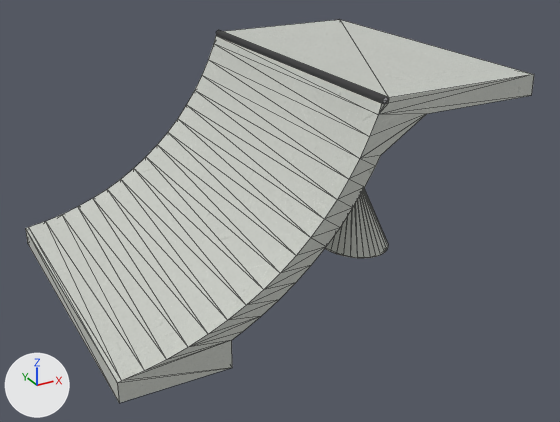
An edit to the glTF model public/katalog/modelle/quarterramp-165-p.gltf, drawn before and after from the same camera.
Before and after are seen from a 50 mm camera at (-2.57, -5.09, 2.95) aimed at (0.11, -0.22, 0.52). Every picture has the same lights, and +X, +Y and +Z are marked at lower left. The first picture is the older version. Mesh edges are drawn as thin lines. Vertices at exactly the same position are counted once.

The first picture shows 'SK1357_+Quarterramp_165_P.001'.
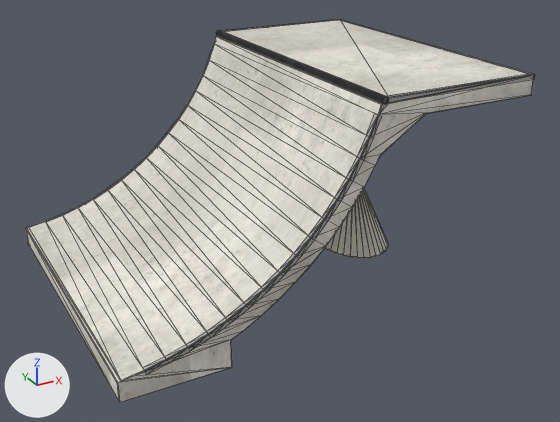
Pixel boxes (x1, y1, x2, y2) of what changed, in the pictures (560 x 422 px):
'SK1357_+Quarterramp_165_P.001', reshaped
    before: (25, 20, 534, 403)
    after: (26, 19, 535, 402)
part 1 of me_sk1357__quarterramp_165_p_001, built on
    before: (26, 34, 534, 382)
    after: (26, 19, 535, 402)
part 2 of me_sk1357__quarterramp_165_p_001, reshaped
    before: (325, 190, 388, 258)
    after: (325, 189, 388, 258)
part 3 of me_sk1357__quarterramp_165_p_001, recoloured
    both: (216, 31, 388, 104)

What the commit changed:
Picture 'quarterramp-165-p_normal' (img_quarterramp_165_p_normal) is new.
Picture 'quarterramp-165-p_farbe' (img_quarterramp_165_p_farbe) is new.
Material 'Stahl_web.012' (mat_stahl_web_012) is new.
Uses the picture img_quarterramp_165_p_farbe.
Uses the picture img_quarterramp_165_p_normal.
Material 'Stahl_web.013' (mat_stahl_web_013) is new.
Uses the picture img_quarterramp_165_p_farbe.
Uses the picture img_quarterramp_165_p_normal.
Material 'Kantenwinkel_web.008' (mat_kantenwinkel_web_008) is new.
Uses the picture img_quarterramp_165_p_farbe.
Uses the picture img_quarterramp_165_p_normal.
Material 'Beton_web.019' (mat_beton_web_019) is new.
Uses the picture img_quarterramp_165_p_farbe.
Uses the picture img_quarterramp_165_p_normal.
me_sk1357__quarterramp_165_p_001 is used by ob_sk1357__quarterramp_165_p_001; location (0.0, 0.0, 0.0).
me_sk1357__quarterramp_165_p_001 had 334 vertices, 758 faces and spanned x -1.57..1.57, y -1.25..1.25, z 0.0..1.66.
me_sk1357__quarterramp_165_p_001 no longer uses material mat_beton.
me_sk1357__quarterramp_165_p_001 now has 714 vertices, 1434 faces and spans x -1.57..1.57, y -1.25..1.25, z 0.0..1.66.
me_sk1357__quarterramp_165_p_001 part 1: 10 vertices moved within x -1.54..1.57, y -1.25..1.25, z 0.15..1.62; 2 vertices removed from x 0.27, y -1.25..1.25, z 1.62; 310 vertices added at x -1.57..1.57, y -1.25..1.25, z 0.0..1.65.
me_sk1357__quarterramp_165_p_001 part 2: 16 vertices removed from x 0.62..1.22, y -0.38..0.38, z 0.0; 88 vertices added at x 0.62..1.22, y -0.4..0.4, z 0.0..0.01.
me_sk1357__quarterramp_165_p_001 part 3: 116 faces spanning x 0.27..0.32, y -1.25..1.25, z 1.61..1.66 switch from mat_stahl (white #e1e2e5) to mat_stahl_web_013.
me_sk1357__quarterramp_165_p_001 gains material mat_beton_web_019.
me_sk1357__quarterramp_165_p_001 gains material mat_stahl_web_012.
me_sk1357__quarterramp_165_p_001 gains material mat_kantenwinkel_web_008.
